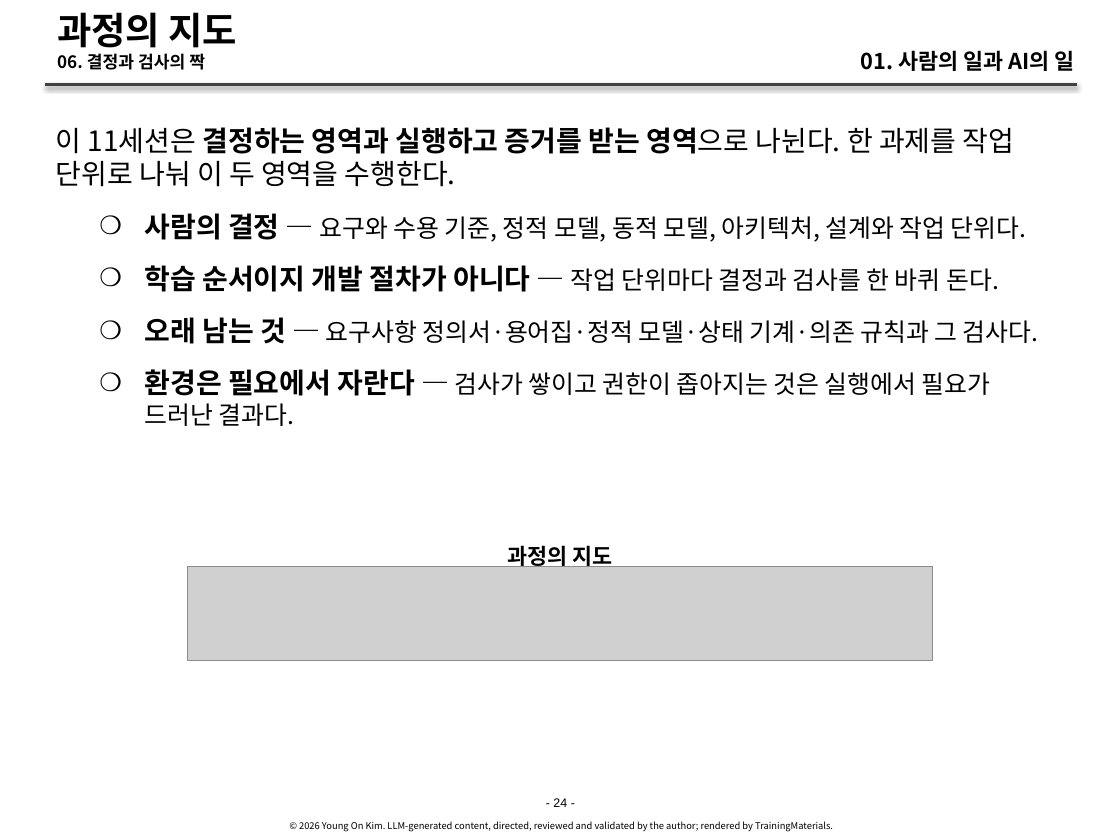
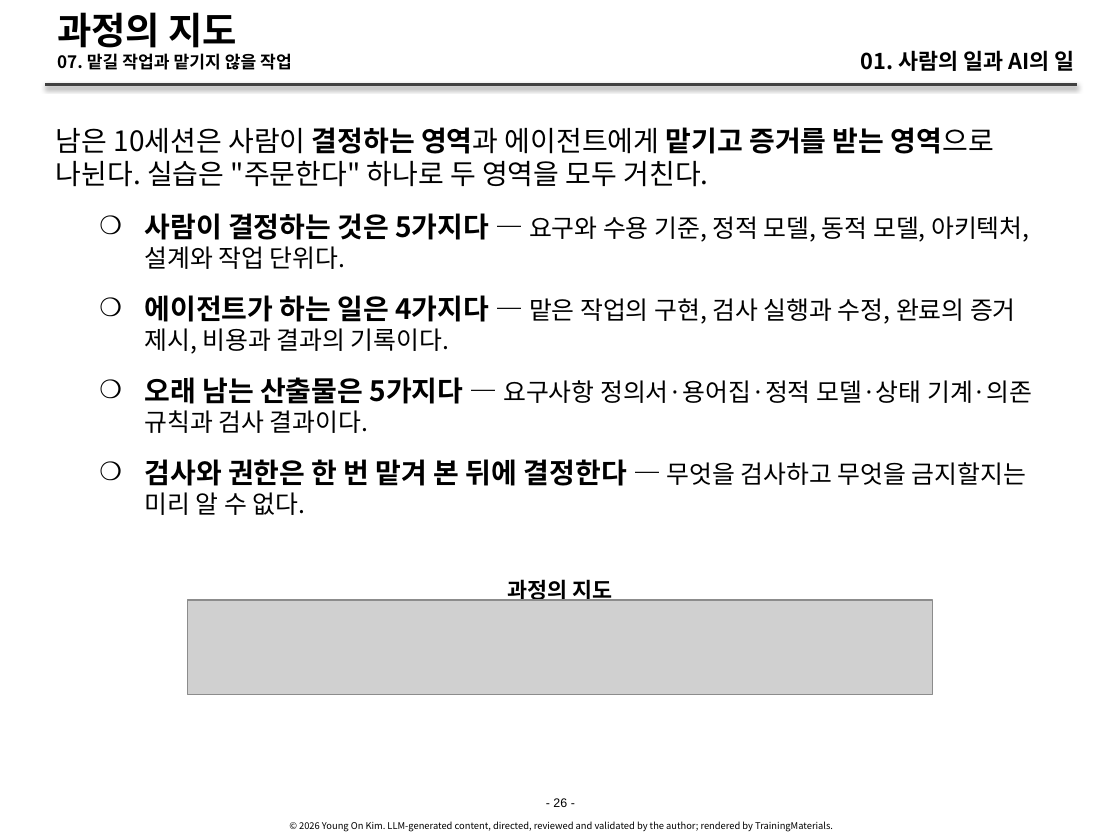
Before and after one commit to YoungSan77/TrainingMaterials, a slide deck: slide 26 of courses/ai-native/sessions/s01.pptx (slide 24 before the commit). Drawn at 1120x840 pixels with LibreOffice and Linux fonts; fonts in the diff are those of the drawing; grey boxes stand for pictures. Boxes give left, top, right and bottom in pixels: in the first picture for what was removed or moved away, otherwise in the second. Text is boxed around its words. In the diff, an @@ line names an element or a change of style, - is before the commit and + after.

```diff
--- a/courses/ai-native/sessions/s01.pptx
+++ b/courses/ai-native/sessions/s01.pptx
@@ title at bbox=[57, 53, 292, 70]: text changed @@
-06. 결정과 검사의 짝
+07. 맡길 작업과 맡기지 않을 작업
@@ text at bbox=[56, 127, 1032, 515]: text changed @@
-이 11세션은 결정하는 영역과 실행하고 증거를 받는 영역으로 나뉜다. 한 과제를 작업 단위로 나눠 이 두 영역을 수행한다.
-    ❍ 사람의 결정 — 요구와 수용 기준, 정적 모델, 동적 모델, 아키텍처, 설계와 작업 단위다.
-    ❍ 학습 순서이지 개발 절차가 아니다 — 작업 단위마다 결정과 검사를 한 바퀴 돈다.
-    ❍ 오래 남는 것 — 요구사항 정의서·용어집·정적 모델·상태 기계·의존 규칙과 그 검사다.
-    ❍ 환경은 필요에서 자란다 — 검사가 쌓이고 권한이 좁아지는 것은 실행에서 필요가 드러난 결과다.
+남은 10세션은 사람이 결정하는 영역과 에이전트에게 맡기고 증거를 받는 영역으로 나뉜다. 실습은 "주문한다" 하나로 두 영역을 모두 거친다.
+    ❍ 사람이 결정하는 것은 5가지다 — 요구와 수용 기준, 정적 모델, 동적 모델, 아키텍처, 설계와 작업 단위다.
+    ❍ 에이전트가 하는 일은 4가지다 — 맡은 작업의 구현, 검사 실행과 수정, 완료의 증거 제시, 비용과 결과의 기록이다.
+    ❍ 오래 남는 산출물은 5가지다 — 요구사항 정의서·용어집·정적 모델·상태 기계·의존 규칙과 검사 결과이다.
+    ❍ 검사와 권한은 한 번 맡겨 본 뒤에 결정한다 — 무엇을 검사하고 무엇을 금지할지는 미리 알 수 없다.
@@ text "과정의 지도": place and size @@
-text "과정의 지도" at bbox=[507, 545, 612, 570]
+text "과정의 지도" at bbox=[507, 576, 612, 601]
@@ picture: place and size @@
-picture at bbox=[188, 567, 933, 661]
+picture at bbox=[188, 600, 933, 694]
@@ text at bbox=[553, 798, 567, 807]: text changed @@
-- 24 -
+- 26 -
```
Also in this commit, not shown: 25 other slides changed, 17 other files.
